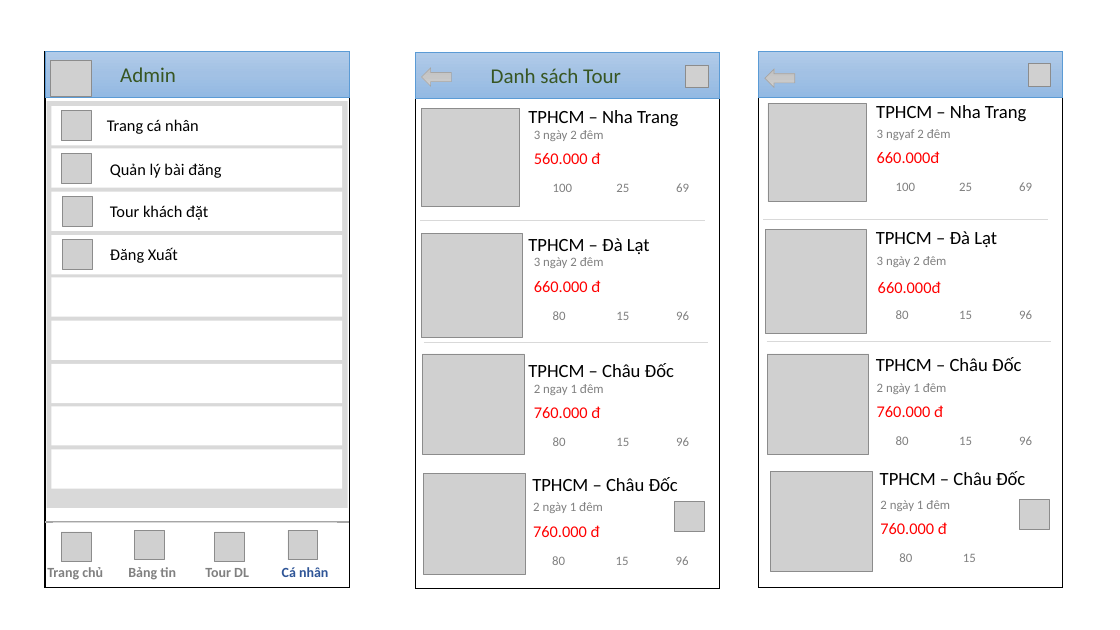
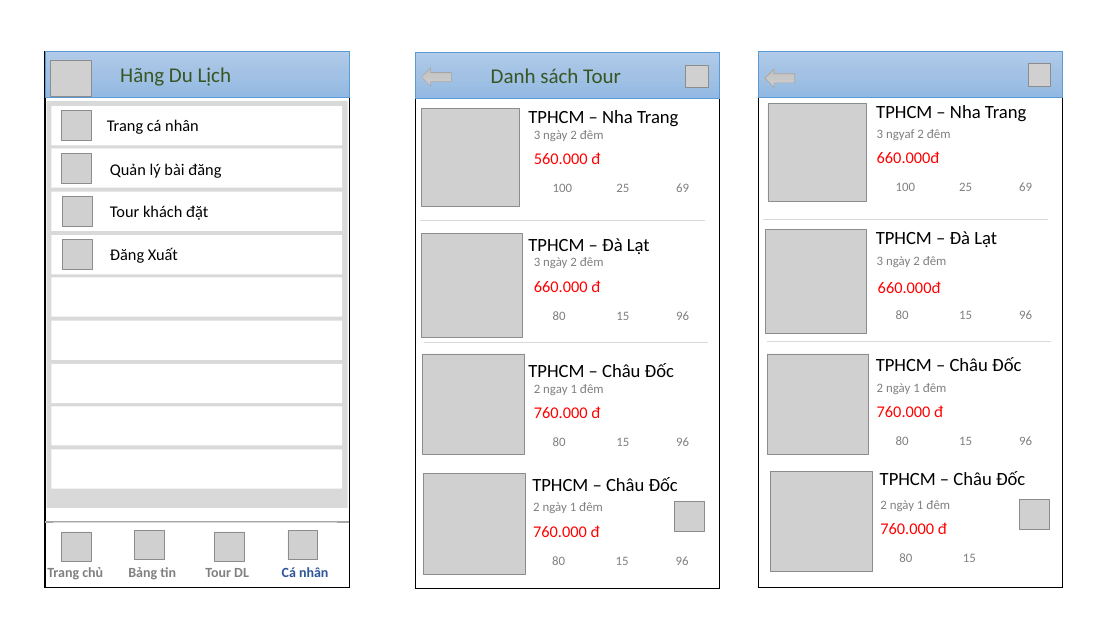
Before and after one commit to conghoangv624/Chuy-n-dd-nh-m-6, a slide deck: slide 16 of Document/CD1-Nhom6-Full.pptx (slide 12 before the commit). Drawn at 1120x630 pixels with LibreOffice and Linux fonts; fonts in the diff are those of the drawing; grey boxes stand for pictures; background and template pictures are left out. Boxes give left, top, right and bottom in pixels: in the first picture for what was removed or moved away, otherwise in the second. Text is boxed around its words. In the diff, an @@ line names an element or a change of style, - is before the commit and + after.

```diff
--- a/Document/CD1-Nhom6-Full.pptx
+++ b/Document/CD1-Nhom6-Full.pptx
@@ text at (120, 67, 232, 86): text changed @@
-Admin
+Hãng Du Lịch
```
Also in this commit, not shown: 11 other slides changed, 7 slides added, 3 slides removed.
